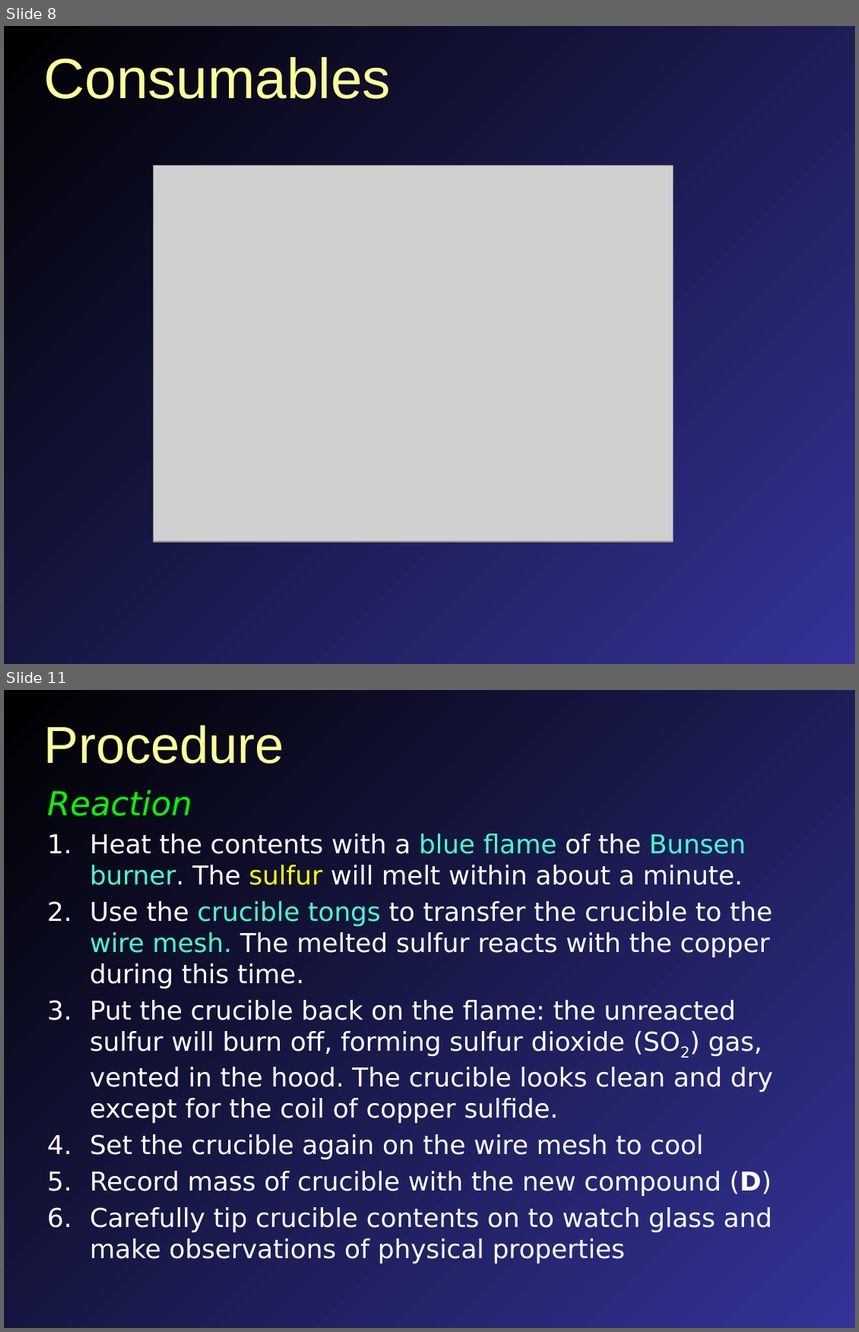
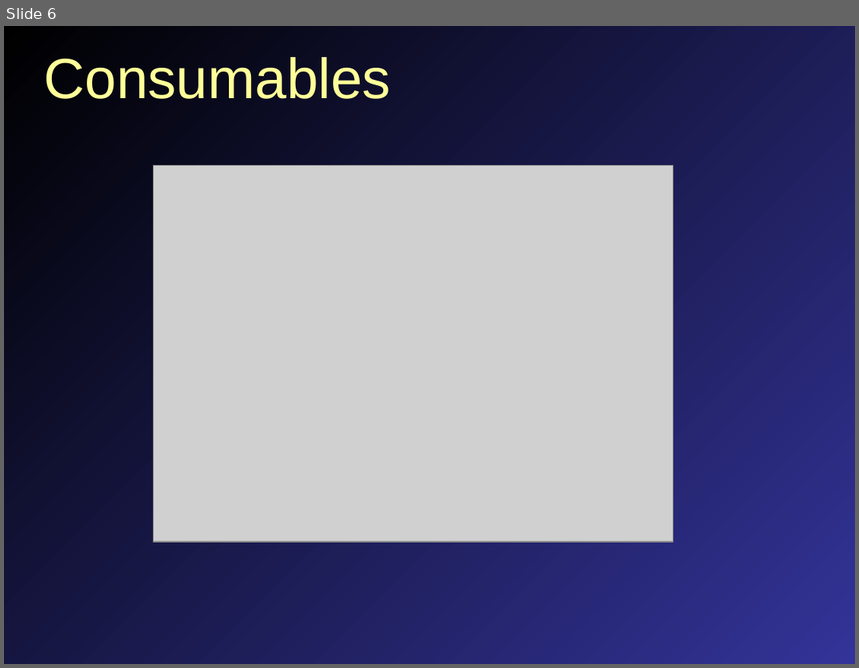
Before and after one commit to mavigozler/mavigozler.github.io, a slide deck: Teaching/Chemistry/Labs/FCC Chem 3A Expt 7a Calorimetry.pptx. Shown one above the other, each under a label of ours: slides 8 and 11 before the commit, slide 6 after it; the slides between them are not shown. The pictures are 859x1332 and 859x668 pixels, drawn with LibreOffice and Linux fonts; fonts in the diff are those of the drawing; grey boxes stand for pictures. Boxes give left, top, right and bottom in pixels: in the first picture for what was removed or moved away, otherwise in the second. Text is boxed around its words. In the diff, an @@ line names an element or a change of style, - is before the commit and + after.

```diff
--- a/Teaching/Chemistry/Labs/FCC Chem 3A Expt 7a Calorimetry.pptx
+++ b/Teaching/Chemistry/Labs/FCC Chem 3A Expt 7a Calorimetry.pptx
@@ slide 11 removed at [4, 690, 855, 1328], background gradient #000000 to #333399 @@
@@ title removed at [44, 725, 284, 764] @@
-Procedure
@@ text removed at [47, 790, 773, 1264] @@
-Reaction
-1. Heat the contents with a blue flame of the Bunsen burner. The sulfur will melt within about a minute.
-2. Use the crucible tongs to transfer the crucible to the wire mesh. The melted sulfur reacts with the copper during this time.
-3. Put the crucible back on the flame: the unreacted sulfur will burn off, forming sulfur dioxide (SO2) gas, vented in the hood. The crucible looks clean and dry except for the coil of copper sulfide.
-4. Set the crucible again on the wire mesh to cool
-5. Record mass of crucible with the new compound (D)
-6. Carefully tip crucible contents on to watch glass and make observations of physical properties
@@ what was slide 8 is now slide 6 @@
```
Also in this commit, not shown: 5 slides changed, 9 slides added, 6 other slides removed, 21 other files.
